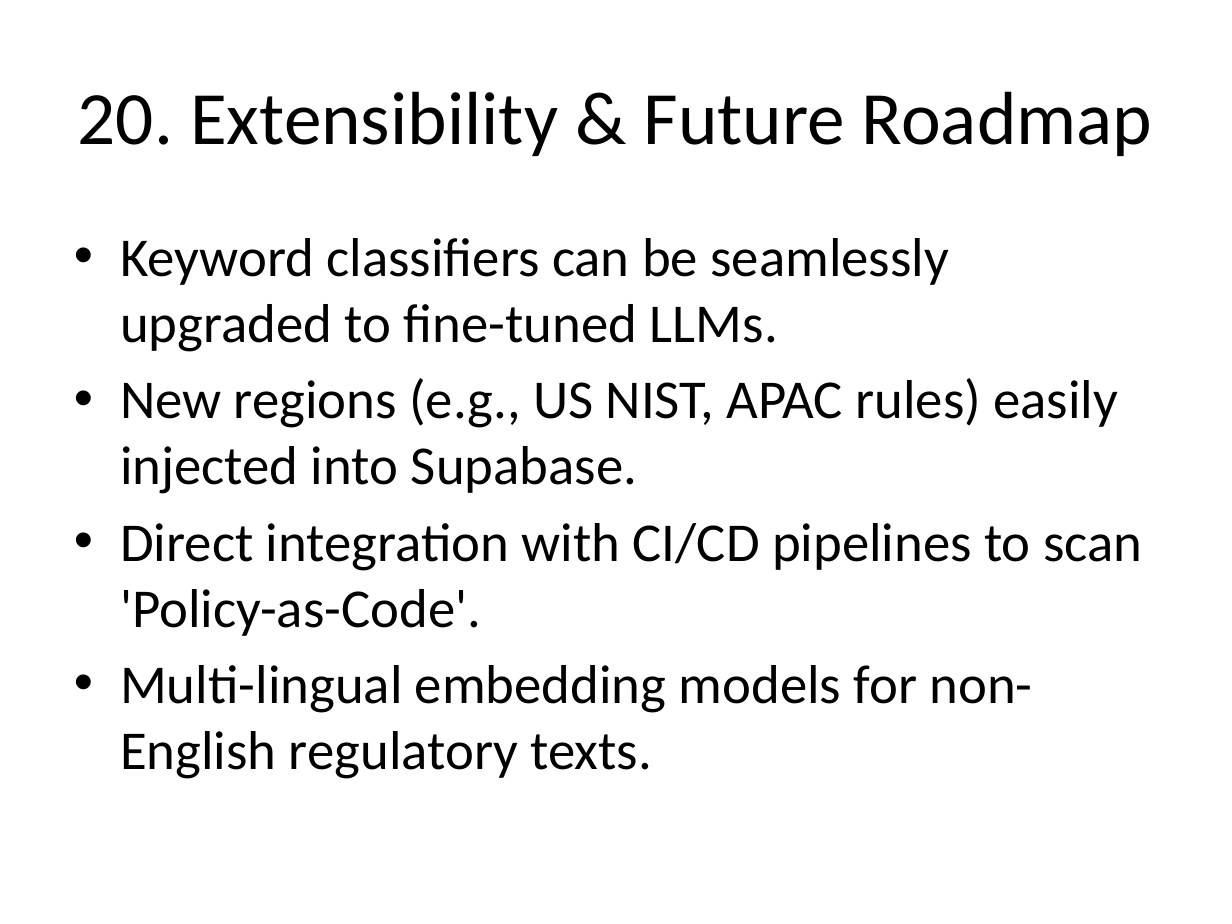
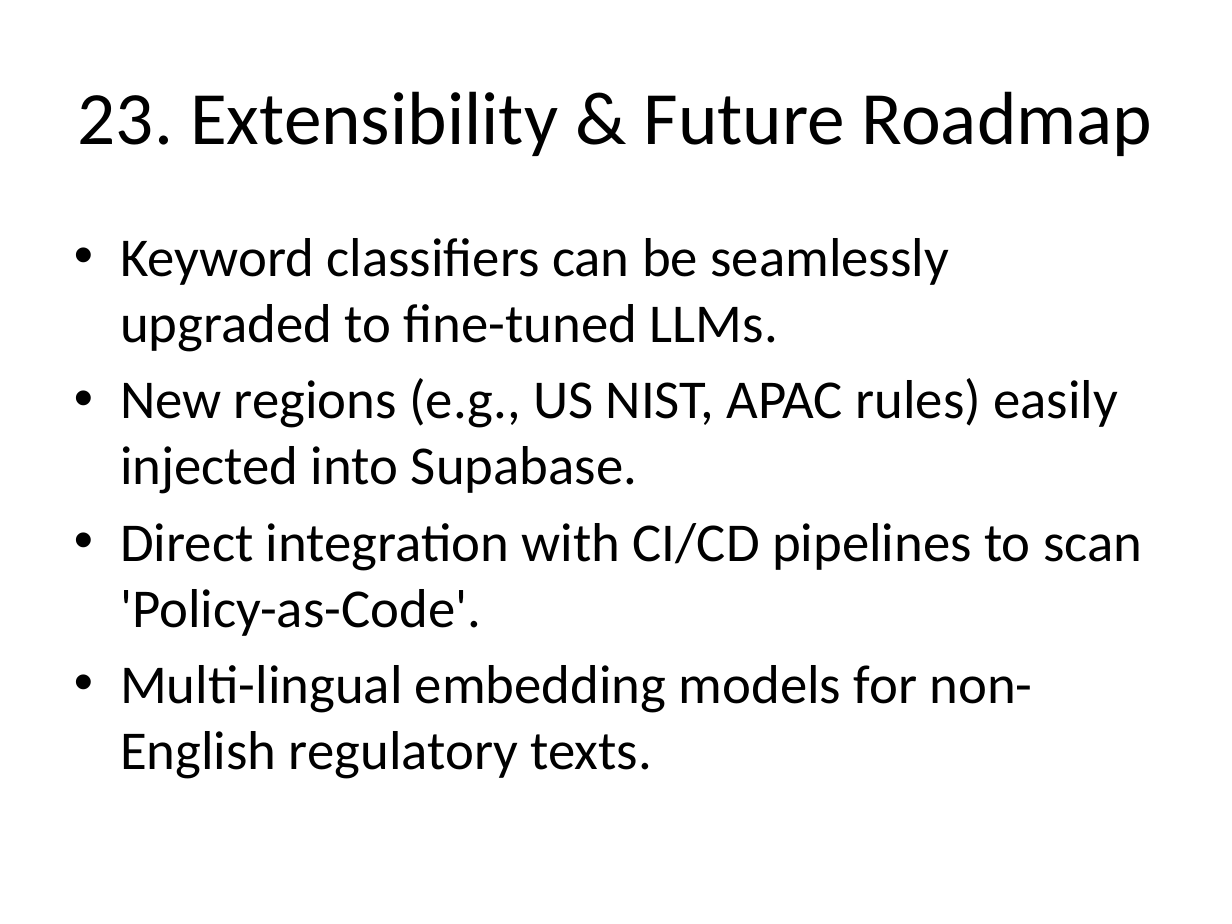
Before and after one commit to avika124/ai-governance-copilot, a slide deck: slide 24 of AI_Governance_Copilot_Presentation.pptx (slide 21 before the commit). Drawn at 1232x924 pixels with LibreOffice and Linux fonts; fonts in the diff are those of the drawing. Boxes give left, top, right and bottom in pixels: in the first picture for what was removed or moved away, otherwise in the second. Text is boxed around its words. In the diff, an @@ line names an element or a change of style, - is before the commit and + after.

```diff
--- a/AI_Governance_Copilot_Presentation.pptx
+++ b/AI_Governance_Copilot_Presentation.pptx
@@ title at <box>78,91,1152,156</box>: text changed @@
-20. Extensibility & Future Roadmap
+23. Extensibility & Future Roadmap
```
Also in this commit, not shown: 15 other slides changed, 3 slides added, 1 other file.
